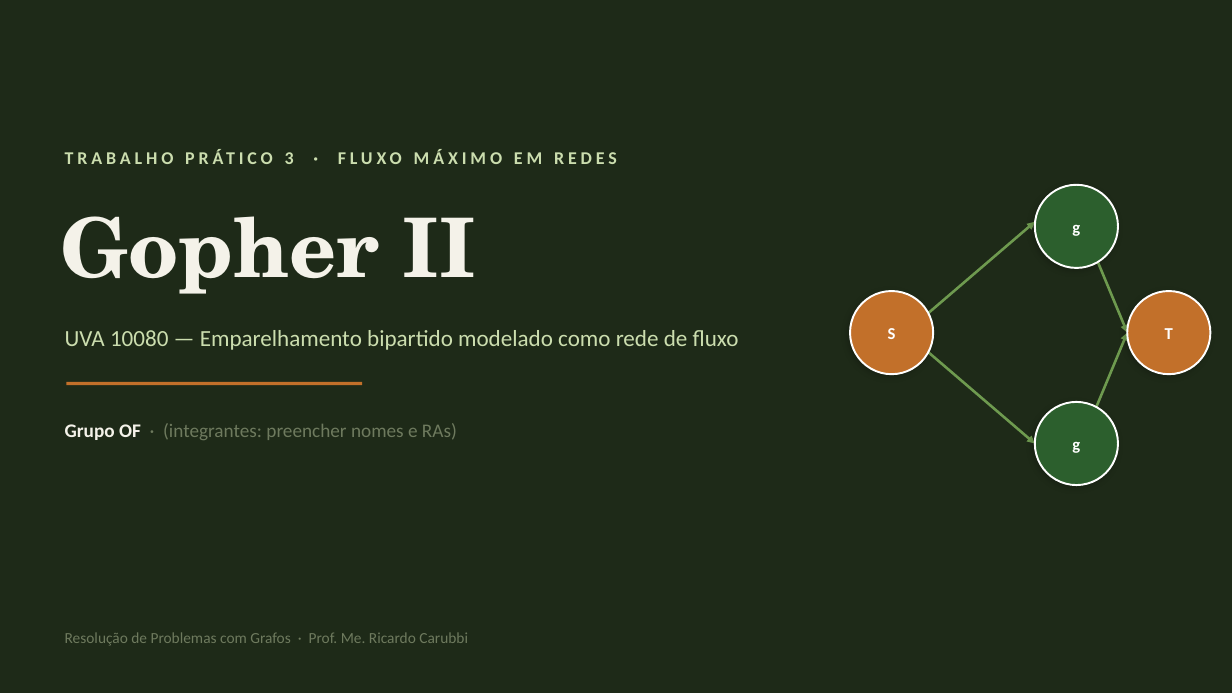
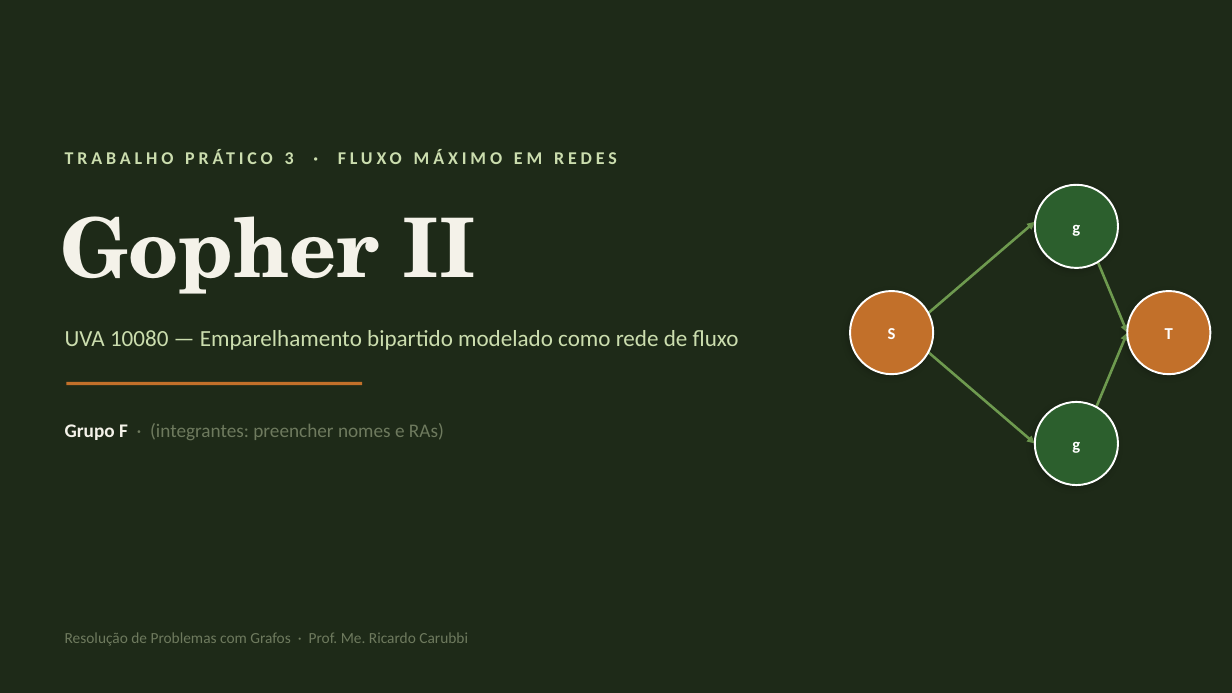
Before and after one commit to dav1britoo/T3, a slide deck: slide 1 of apresentacao/apresentacao.pptx. Drawn at 1232x693 pixels with LibreOffice and Linux fonts; fonts in the diff are those of the drawing. Boxes give left, top, right and bottom in pixels: in the first picture for what was removed or moved away, otherwise in the second. Text is boxed around its words. In the diff, an @@ line names an element or a change of style, - is before the commit and + after.

```diff
--- a/apresentacao/apresentacao.pptx
+++ b/apresentacao/apresentacao.pptx
@@ text at (65, 423, 444, 440): text changed @@
-Grupo OF · (integrantes: preencher nomes e RAs)
+Grupo F · (integrantes: preencher nomes e RAs)
```
Also in this commit, not shown: 1 other slide changed, 5 other files.
